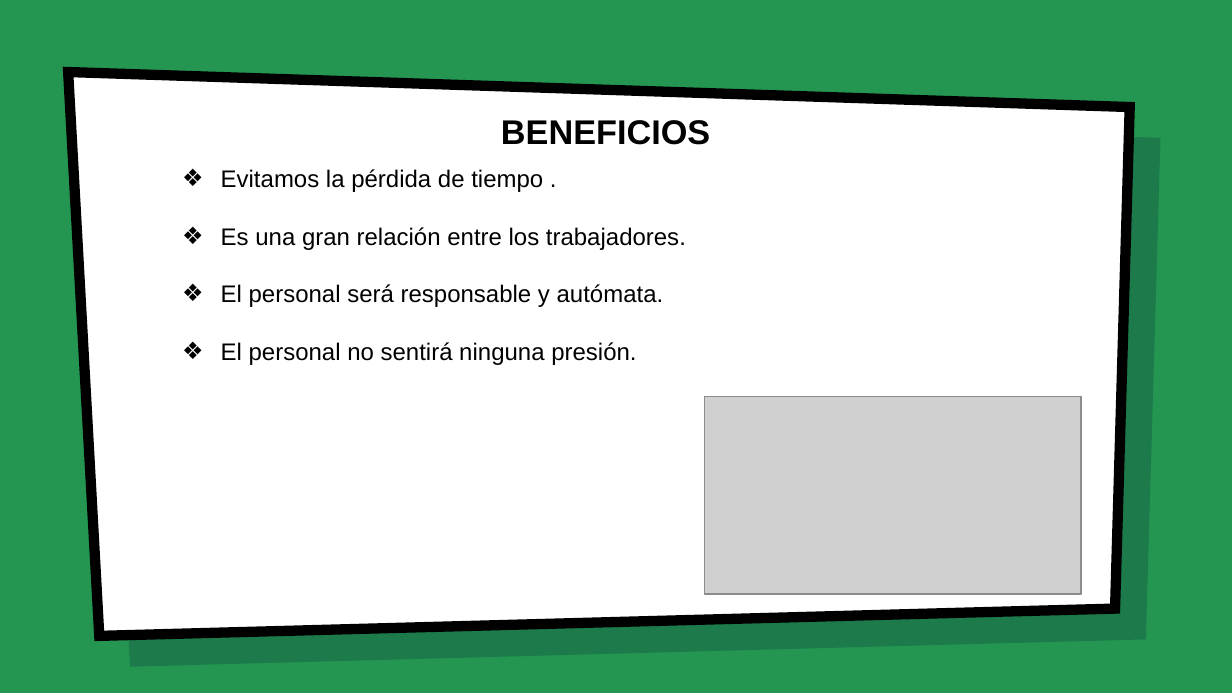
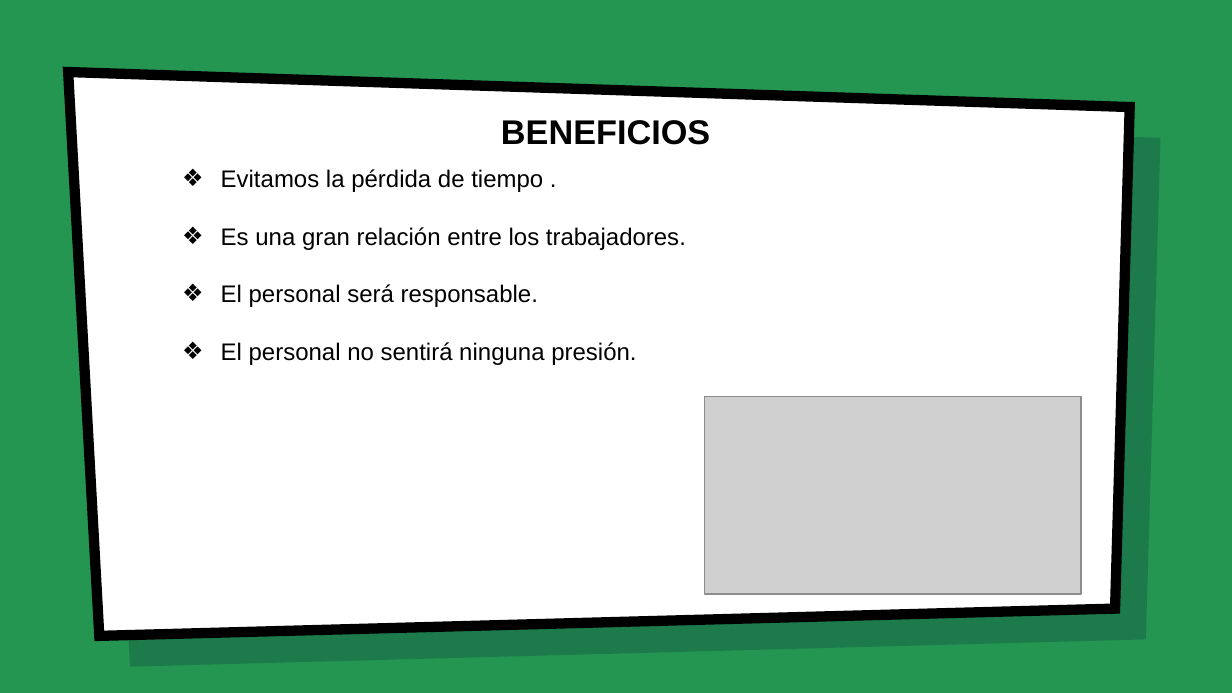
Before and after one commit to jesusapb/SURA-BOT, a slide deck: slide 4 of documentacion/Surabot.pptx. Drawn at 1232x693 pixels with LibreOffice and Linux fonts; fonts in the diff are those of the drawing; grey boxes stand for pictures; background and template pictures are left out. Boxes give left, top, right and bottom in pixels: in the first picture for what was removed or moved away, otherwise in the second. Text is boxed around its words. In the diff, an @@ line names an element or a change of style, - is before the commit and + after.

```diff
--- a/documentacion/Surabot.pptx
+++ b/documentacion/Surabot.pptx
@@ text at (x1=221, y1=284, x2=538, y2=307): text changed @@
-❖ El personal será responsable y autómata.
+❖ El personal será responsable.
```
Also in this commit, not shown: 4 other slides changed, 26 other files.
